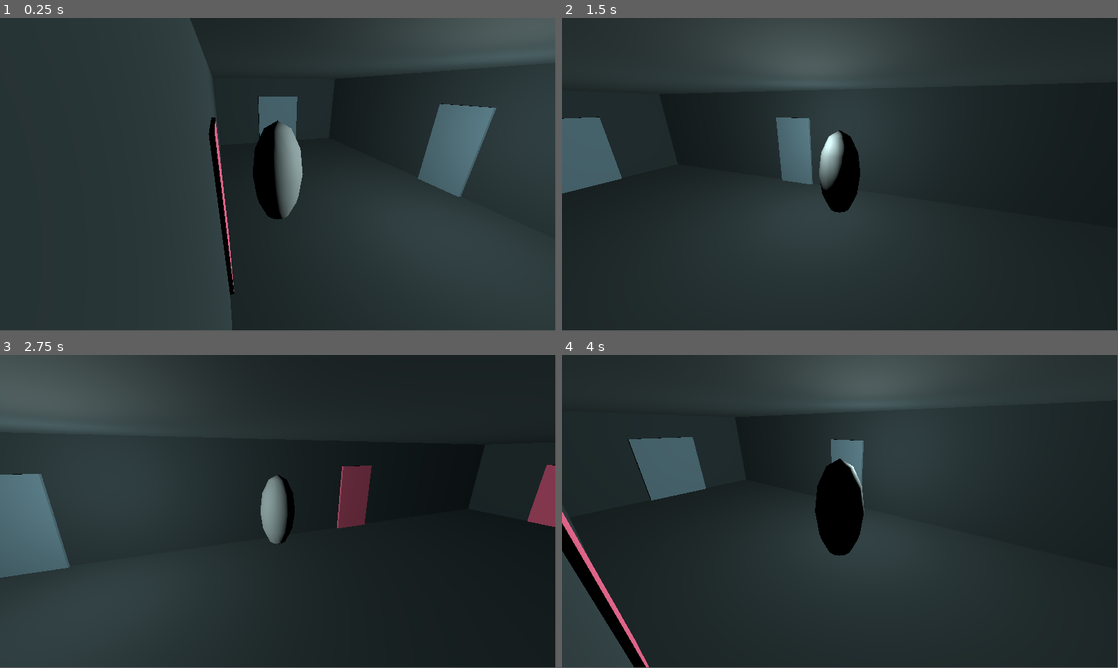
Above: before the commit, frames 1-4 (two rows, left to right).
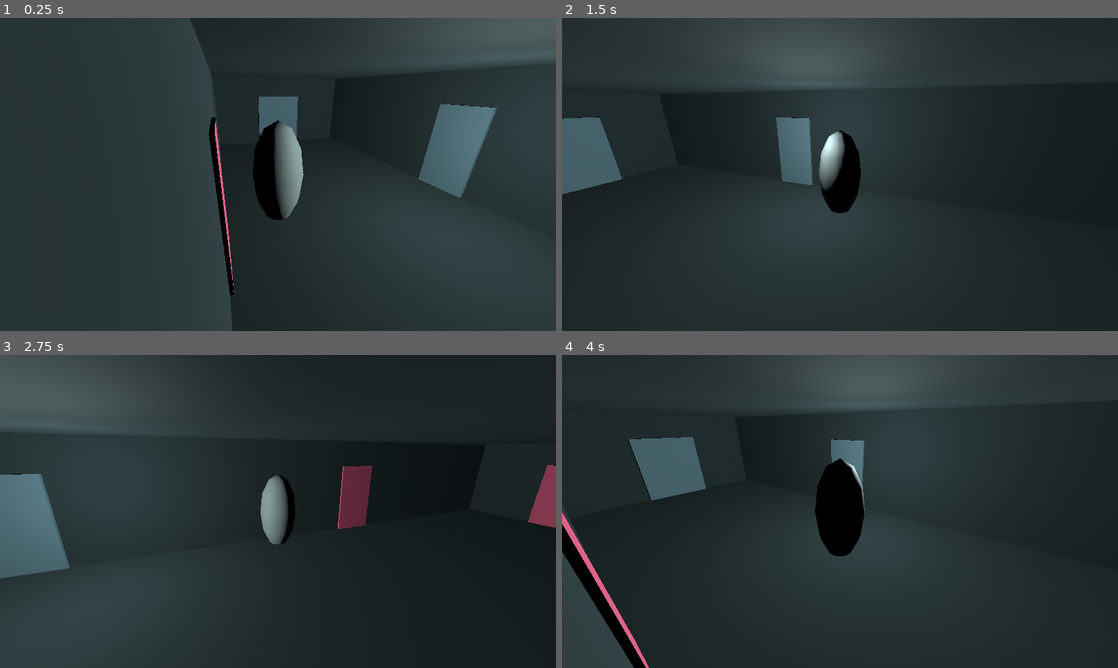
Above: after the commit, the same moments.

Repository: Tyger8540/dress-til-you-drop
Game: Godot game, scene res://scenes/hallway.tscn
Same seed, same stepped clock (60 frames per second), same inputs: the game is played once before the commit and once after it.
Inputs (mouse positions are in pixels of both pictures, inside the frame that each line leads up to):
- Up to frame 1 (0.25 s): no input
- Up to frame 2 (1.5 s): tap Enter (ui_accept) at 0.5, 0.77 s; move the mouse to (962, 158) at 0.52 s; hold D (move_right) 0.53-1.28 s; hold E (interact) 0.53-1.28 s; click (962, 158) at 0.67 s; move the mouse to (728, 190) at 1.27 s; hold S (move_backward) from 1.28 s (still down); tap E (interact) at 1.35 s
- Up to frame 3 (2.75 s): tap Enter (ui_accept) at 1.52 s; move the mouse to (333, 442) at 2.02 s; release S (move_backward) at 2.03 s; hold D (move_right) from 2.03 s (still down); hold E (interact) from 2.03 s (still down)
- Up to frame 4 (4 s): move the mouse to (812, 574) at 2.77 s; release D (move_right) at 2.78 s; release E (interact) at 2.78 s; hold W (move_forward) 2.78-3.53 s; tap E (interact) at 2.85 s; click (812, 574) at 2.92 s; tap Enter (ui_accept) at 3.02, 3.77 s; move the mouse to (1006, 558) at 3.52 s; hold A (move_left) from 3.53 s (still down); hold E (interact) from 3.53 s (still down)
In our replay, the window is 799x449 before the commit and 800x450 after it. These sizes can differ from the game's own. Grey fills any space a smaller window leaves; there, only what the larger window draws over its background counts as a difference.

The runs differ from the first frame. In frame 1, 0.2% of the frame differs, in the area x 38-100%, y 0-100%; in frame 2, 0.1%; in frame 3, 0.3%, in the area x 0-100%, y 35-100%; in frame 4, 0.3%.

Commit message:
Update Resolution Settings

Diff:
--- a/dress-til-you-drop/project.godot
+++ b/dress-til-you-drop/project.godot
@@ -18,6 +18,15 @@
 [autoload]
 
 InteractionManager="*res://scenes/interaction_manager.tscn"
+
+[display]
+
+window/size/viewport_width=1920
+window/size/viewport_height=1080
+window/size/window_width_override=960
+window/size/window_height_override=540
+window/stretch/mode="viewport"
+window/stretch/aspect="keep_width"
 
 [global_group]
 
